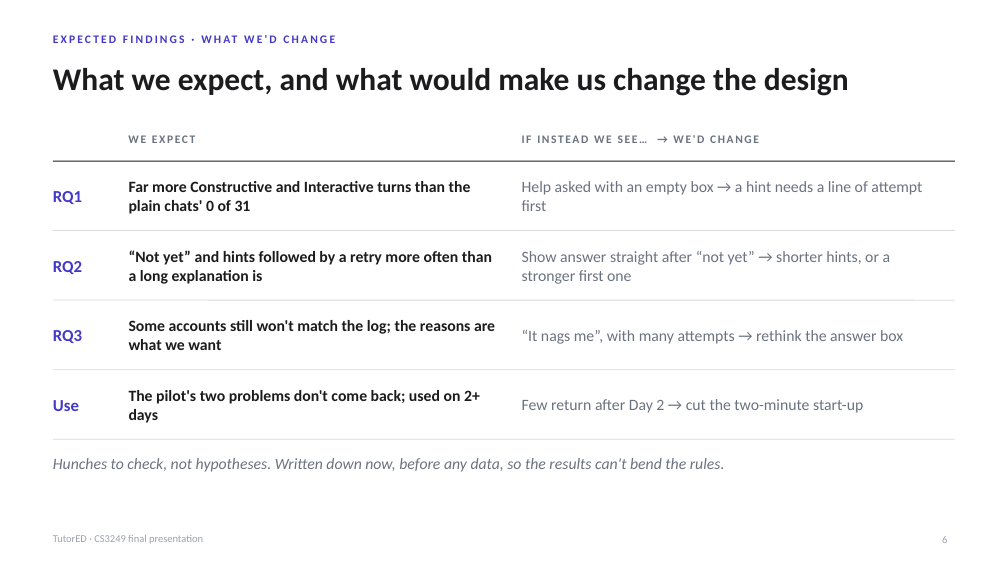
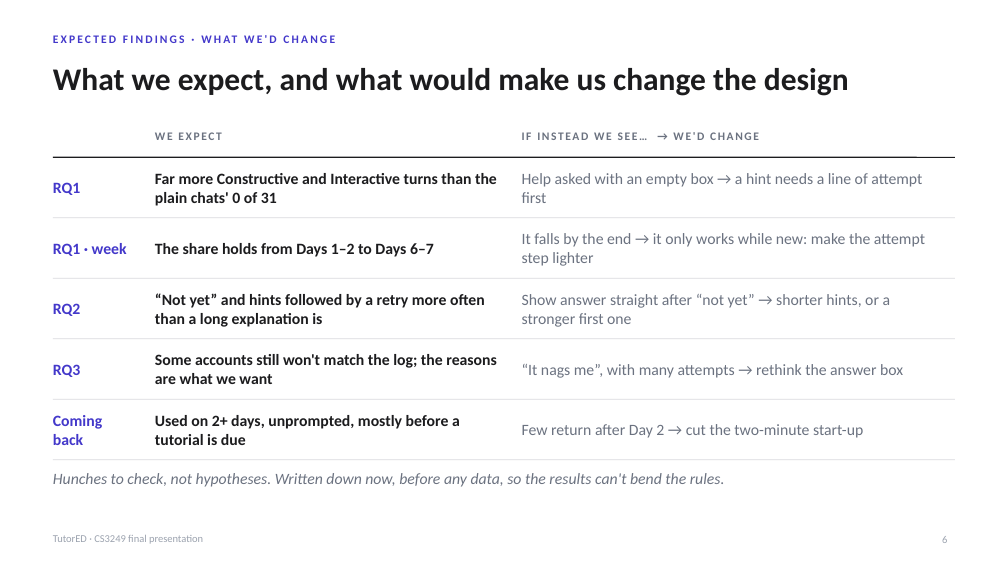
Before and after one commit to lucasisnotcool/ChatterED, a slide deck: slide 6 of docs/group/final-presentation/UserStudy_Lucas.pptx. Drawn at 1008x567 pixels with LibreOffice and Linux fonts; fonts in the diff are those of the drawing. Boxes give left, top, right and bottom in pixels: in the first picture for what was removed or moved away, otherwise in the second. Text is boxed around its words. In the diff, an @@ line names an element or a change of style, - is before the commit and + after.

```diff
--- a/docs/group/final-presentation/UserStudy_Lucas.pptx
+++ b/docs/group/final-presentation/UserStudy_Lucas.pptx
@@ text "WE EXPECT": place and size @@
-text "WE EXPECT" at [128,135,195,143]
+text "WE EXPECT" at [155,132,221,140]
@@ line moved from (53, 161) - (955, 161) to (53, 157) - (955, 157) @@
@@ text "Far more Constructive and Interactive ...": place and size @@
-text "Far more Constructive and Interactive ..." at [129,181,471,214]
+text "Far more Constructive and Interactive ..." at [155,173,497,206]
@@ text "Help asked with an empty ...": place and size @@
-text "Help asked with an empty ..." at [522,181,922,211]
+text "Help asked with an empty ..." at [522,173,922,203]
@@ line moved from (53, 231) - (955, 231) to (53, 218) - (955, 218) @@
@@ text added at [522,233,925,266], 15 pt, text #6B7280 @@
+It falls by the end → it only works while new: make the attempt step lighter
@@ text added at [53,243,127,256], 15 pt, text #4338CA, bold @@
+RQ1 · week
@@ text added at [155,243,434,257], 15 pt, text #1C1C1E, bold @@
+The share holds from Days 1–2 to Days 6–7
@@ size 16 to 15 pt in 3 elements at [53,182,80,195], [53,364,80,377], [53,303,80,316] @@
@@ line moved from (53, 300) - (955, 300) to (53, 278) - (955, 278) @@
@@ text "RQ2": place and size @@
-text "RQ2" at [53,261,82,274]
+text "RQ2" at [53,303,80,316]
@@ text "“Not yet” and hints followed ..." rewrapped from [129,250,492,284] to [155,293,485,327] @@
@@ text "Show answer straight after “not ...": place and size @@
-text "Show answer straight after “not ..." at [522,251,891,284]
+text "Show answer straight after “not ..." at [522,294,891,327]
@@ line moved from (53, 370) - (955, 370) to (53, 339) - (955, 339) @@
@@ text "RQ3": place and size @@
-text "RQ3" at [53,330,82,343]
+text "RQ3" at [53,364,80,377]
@@ text "Some accounts still won't match ..." rewrapped from [129,320,495,350] to [155,354,497,384] @@
@@ text "“It nags me”, with many ...": place and size @@
-text "“It nags me”, with many ..." at [522,330,903,344]
+text "“It nags me”, with many ..." at [522,364,903,378]
@@ line moved from (53, 439) - (955, 439) to (53, 399) - (955, 399) @@
@@ text removed at [53,400,79,411] @@
-Use
@@ text added at [53,415,102,445], 15 pt, text #4338CA, bold @@
+Coming back
@@ text at [155,415,460,445]: text changed @@
-The pilot's two problems don't come back; used on 2+ days
+Used on 2+ days, unprompted, mostly before a tutorial is due
@@ text "Few return after Day 2 ...": place and size @@
-text "Few return after Day 2 ..." at [522,399,863,413]
+text "Few return after Day 2 ..." at [522,424,863,438]
@@ text "Hunches to check, not hypotheses. ...": place and size @@
-text "Hunches to check, not hypotheses. ..." at [53,458,725,472]
+text "Hunches to check, not hypotheses. ..." at [53,473,725,487]
@@ line added from (53, 460) to (955, 460), #D9D9DE 0.75 pt @@
```
Also in this commit, not shown: 3 other slides changed, 1 other file.
